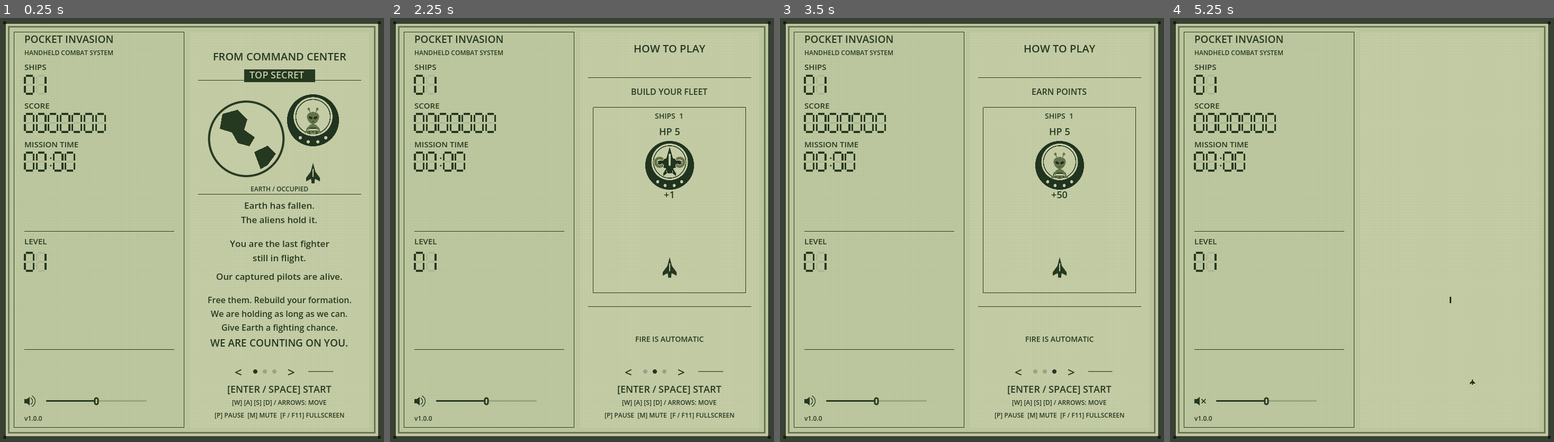
Above: before the commit, frames 1-4 (left to right).
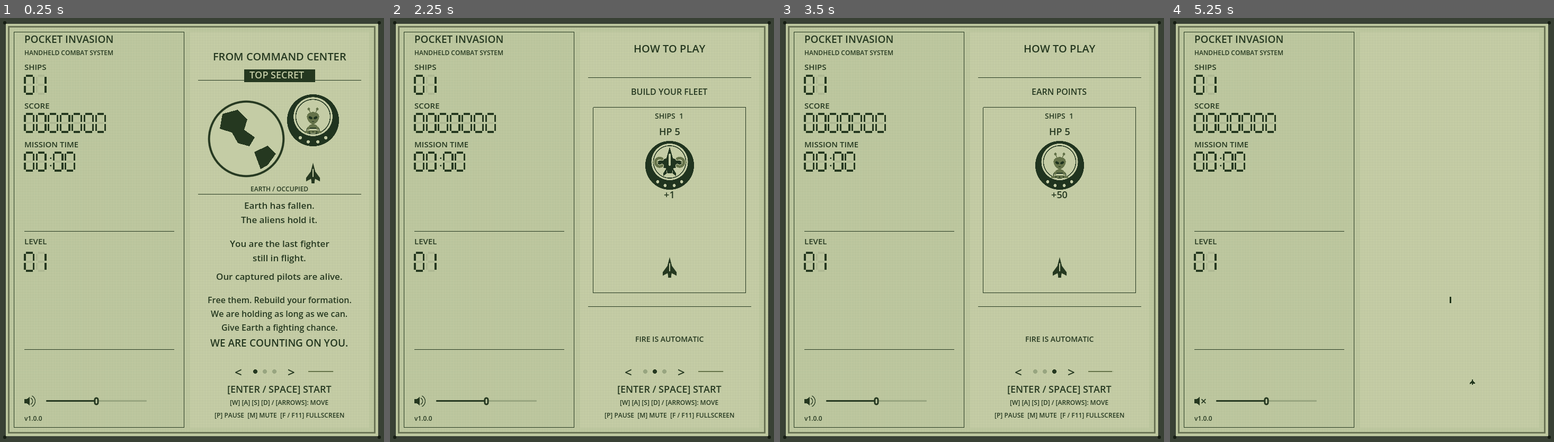
Above: after the commit, the same moments.

Repository: barmassimo/pocket-invasion
Game: Godot game, scene res://scenes/main.tscn
Two runs of this game, one before a commit and one after it. Both use one fixed random seed, a clock stepped at 60 frames per second and the inputs below.
Inputs (mouse positions are in pixels of both pictures, inside the frame that each line leads up to):
- Up to frame 1 (0.25 s): no input
- Up to frame 2 (2.25 s): click "<" at 0.5 s; click (643, 369) at 1.27 s; click (654, 369) at 2.02 s
- Up to frame 3 (3.5 s): click (1052, 369) at 2.77 s
- Up to frame 4 (5.25 s): click ">" at 3.5 s; click (1196, 399) at 4.27 s; tap Enter at 5 s; move the mouse to (1446, 208) at 5.02 s; hold D from 5.03 s (still down); tap Ctrl at 5.1 s; click (1446, 208) at 5.17 s

The runs differ from the first frame. In frame 1, 0.2% of the frame differs, in the area x 60-86%, y 90-92%; in frame 2, 0.2%; in frame 3, 0.2%; in frame 4, nothing differs.

Commit message:
Bracket ARROWS in briefing and demo control hints

Diff:
--- a/game/scripts/attract_demo.gd
+++ b/game/scripts/attract_demo.gd
@@ -72,7 +72,7 @@
 	else:
 		text_at(546, "FIRE IS AUTOMATIC", 14)
 	text_at(642, "[ENTER / SPACE] START", 18)
-	text_at(665, "[W] [A] [S] [D] / ARROWS: MOVE", 12)
+	text_at(665, "[W] [A] [S] [D] / [ARROWS]: MOVE", 12)
 	text_at(689, "[P] PAUSE  [M] MUTE  [F / F11] FULLSCREEN", 12)
 
 func action_text(y: float, text: String, size: int = 16) -> void:
--- a/game/scripts/story_intro.gd
+++ b/game/scripts/story_intro.gd
@@ -58,7 +58,7 @@
 	draw_set_transform(Vector2.ZERO)
 	draw_line(Vector2(25, 315), Vector2(333, 315), INK)
 	draw_string(font, Vector2(25, 689), "[ENTER / SPACE] START", HORIZONTAL_ALIGNMENT_CENTER, 308, 18, INK)
-	draw_string(font, Vector2(25, 712), "[W] [A] [S] [D] / ARROWS: MOVE", HORIZONTAL_ALIGNMENT_CENTER, 308, 12, INK)
+	draw_string(font, Vector2(25, 712), "[W] [A] [S] [D] / [ARROWS]: MOVE", HORIZONTAL_ALIGNMENT_CENTER, 308, 12, INK)
 	draw_string(font, Vector2(25, 736), "[P] PAUSE  [M] MUTE  [F / F11] FULLSCREEN", HORIZONTAL_ALIGNMENT_CENTER, 308, 12, INK)
 
 func draw_capture_sequence() -> void:
Not shown, changed: docs/CHANGELOG.md
